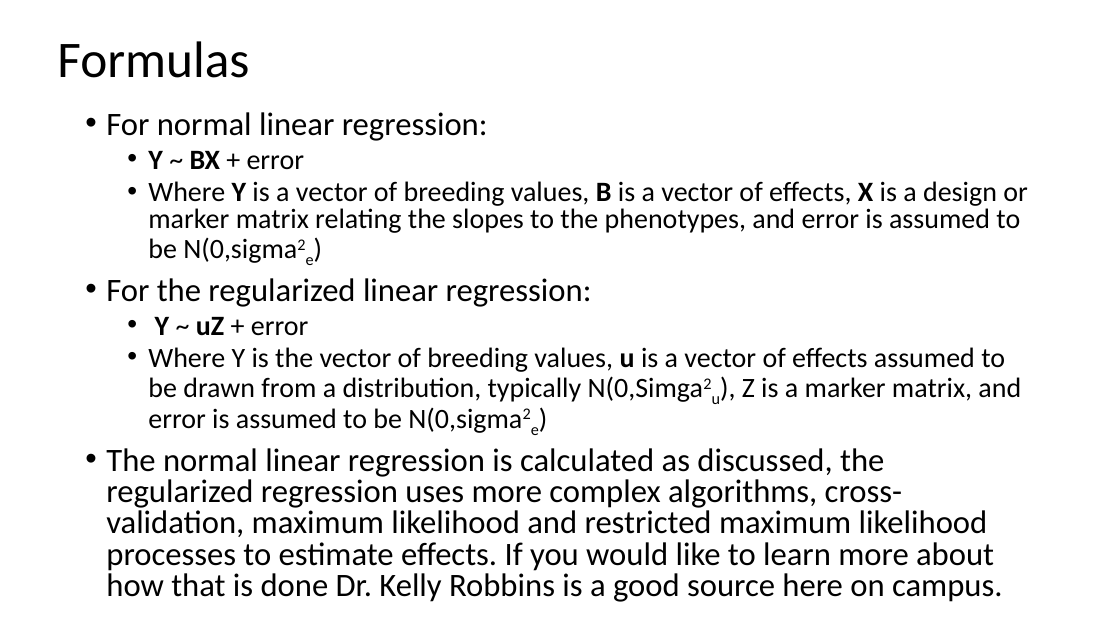
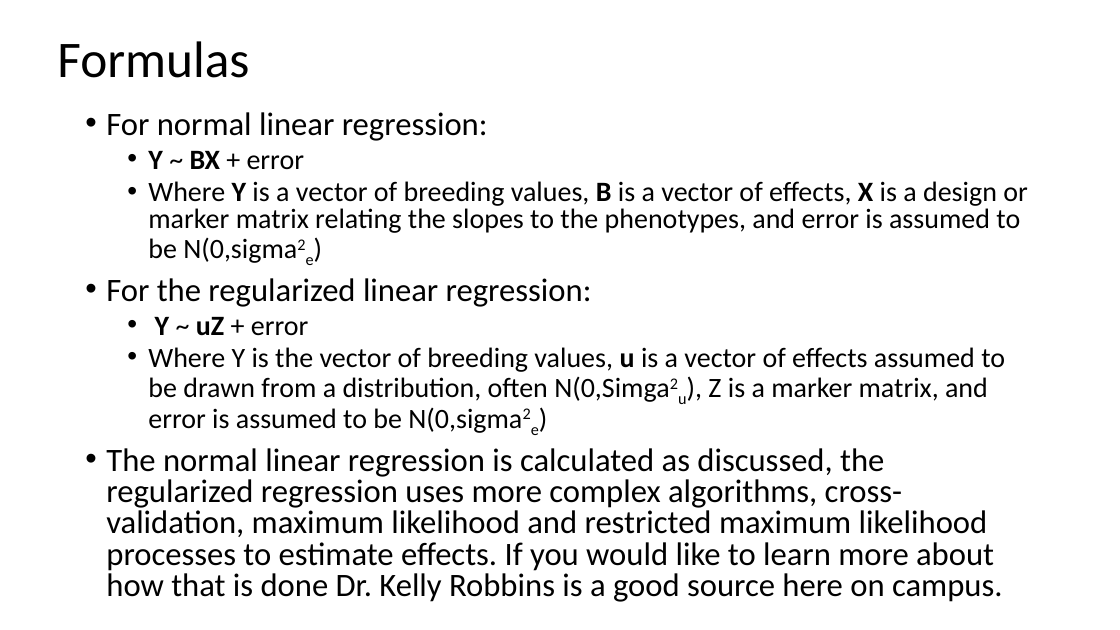
Before and after one commit to ter56/September2_2021_class, a slide deck: slide 29 of AdditiveModels_9_2_2021.pptx (slide 28 before the commit). Drawn at 1120x630 pixels with LibreOffice and Linux fonts; fonts in the diff are those of the drawing. Boxes give left, top, right and bottom in pixels: in the first picture for what was removed or moved away, otherwise in the second. Text is boxed around its words. In the diff, an @@ line names an element or a change of style, - is before the commit and + after.

```diff
--- a/AdditiveModels_9_2_2021.pptx
+++ b/AdditiveModels_9_2_2021.pptx
@@ text at [148, 347, 1005, 433]: text changed @@
-  • Where Y is the vector of breeding values, u is a vector of effects assumed to be drawn from a distribution, typically N(0,Simga2u), Z is a marker matrix, and error is assumed to be N(0,sigma2e)
+  • Where Y is the vector of breeding values, u is a vector of effects assumed to be drawn from a distribution, often N(0,Simga2u), Z is a marker matrix, and error is assumed to be N(0,sigma2e)
```
Also in this commit, not shown: 10 other slides changed, 4 slides added, 2 slides removed, 1 other file.
